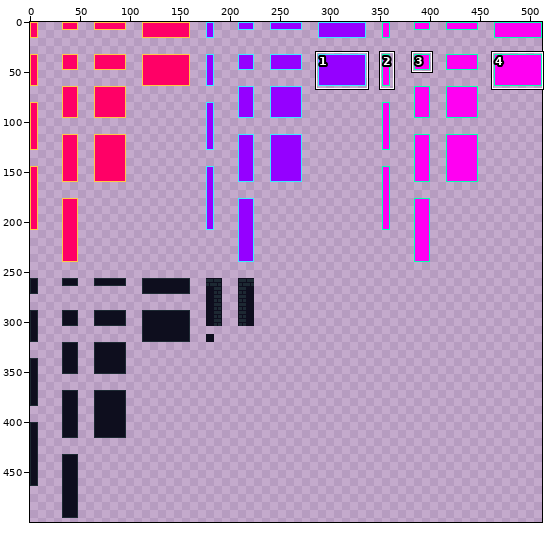
Pixel-art file: assets/tiles/tileset.aseprite. Above: a wide view before the commit, with the close-up outlined.
Close-up. Before the commit:
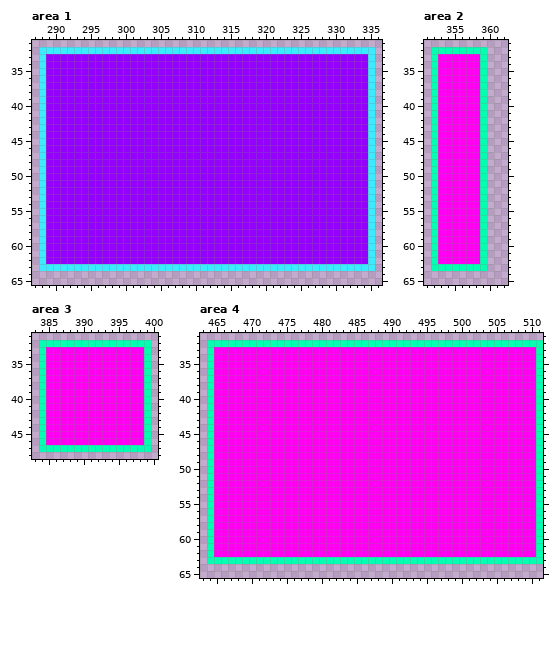
512x512 pixels, 1 frame. Shown: area 1: x 287..336, y 31..65; area 2: x 351..362, y 31..65; area 3: x 383..400, y 31..48; area 4: x 463..511, y 31..65. The wide view leaves out empty margins. The commit also changed other parts of the picture, which this record leaves out.
And afterwards:
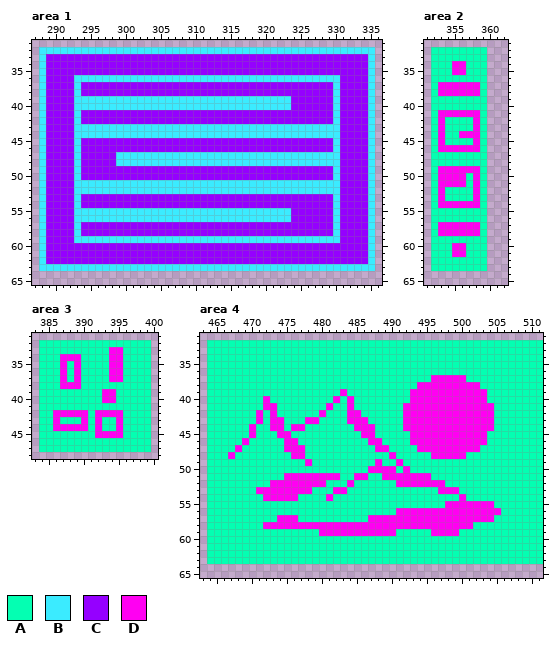
Palette (. is transparent): A #04ffb2  B #3bebff  C #9500ff  D #ff00f2
Difference:
layer "Starfall" added
layer "Skyway" added
layer "Yellow" removed
layer "Blue" removed
Changed rows in their new state; - is an unchanged pixel.
Area 1, layer "Skyway":
first column x 293:
36 BBBBBBBBBBBBBBBBBBBBBBBBBBBBBBBBBBBBBB
37 B------------------------------------B
38 B------------------------------------B
39 BBBBBBBBBBBBBBBBBBBBBBBBBBBBBBB------B
40 BBBBBBBBBBBBBBBBBBBBBBBBBBBBBBB------B
41 B------------------------------------B
42 B------------------------------------B
43 BBBBBBBBBBBBBBBBBBBBBBBBBBBBBBBBBBBBBB
44 BBBBBBBBBBBBBBBBBBBBBBBBBBBBBBBBBBBBBB
45 B------------------------------------B
46 B------------------------------------B
47 B-----BBBBBBBBBBBBBBBBBBBBBBBBBBBBBBBB
48 B-----BBBBBBBBBBBBBBBBBBBBBBBBBBBBBBBB
49 B------------------------------------B
50 B------------------------------------B
51 BBBBBBBBBBBBBBBBBBBBBBBBBBBBBBBBBBBBBB
52 BBBBBBBBBBBBBBBBBBBBBBBBBBBBBBBBBBBBBB
53 B------------------------------------B
54 B------------------------------------B
55 BBBBBBBBBBBBBBBBBBBBBBBBBBBBBBB------B
56 BBBBBBBBBBBBBBBBBBBBBBBBBBBBBBB------B
57 B------------------------------------B
58 B------------------------------------B
59 BBBBBBBBBBBBBBBBBBBBBBBBBBBBBBBBBBBBBB
Area 2, layer "Starfall":
first column x 353:
33 AAAAAA
34 AA--AA
35 AA--AA
36 AAAAAA
39 AAAAAA
40 AAAAAA
42 -AAAA-
43 -AAAA-
44 -AA---
45 -AAAA-
47 AAAAAA
48 AAAAAA
50 ----A-
51 ----A-
52 -AAAA-
53 -AAAA-
55 AAAAAA
56 AAAAAA
59 AAAAAA
60 AA--AA
61 AA--AA
62 AAAAAA
Area 3, layer "Starfall":
first column x 385:
33 AAAAAAAAA--AAA
34 AA---AAAA--AAA
35 AA-A-AAAA--AAA
36 AA-A-AAAA--AAA
37 AA-A-AAAA--AAA
38 AA---AAAAAAAAA
39 AAAAAAAA--AAAA
40 AAAAAAAA--AAAA
41 AAAAAAAAAAAAAA
42 A-----A----AAA
43 A-AAA-A-AA-AAA
44 A-----A-AA-AAA
45 AAAAAAA----AAA
46 AAAAAAAAAAAAAA
Area 4, layer "Starfall":
first column x 465:
33 AAAAAAAAAAAAAAAAAAAAAAAAAAAAAAAAAAAAAAAAAAAAAA
34 AAAAAAAAAAAAAAAAAAAAAAAAAAAAAAAAAAAAAAAAAAAAAA
35 AAAAAAAAAAAAAAAAAAAAAAAAAAAAAAAAAAAAAAAAAAAAAA
36 AAAAAAAAAAAAAAAAAAAAAAAAAAAAAAAAAAAAAAAAAAAAAA
37 AAAAAAAAAAAAAAAAAAAAAAAAAAAAAAA-----AAAAAAAAAA
38 AAAAAAAAAAAAAAAAAAAAAAAAAAAAA---------AAAAAAAA
39 AAAAAAAAAAAAAAAAAA-AAAAAAAAA-----------AAAAAAA
40 AAAAAAA-AAAAAAAAA-A-AAAAAAAA-----------AAAAAAA
41 AAAAAAA--AAAAAAA-AA-AAAAAAA-------------AAAAAA
42 AAAAAA-A-AAAAAA-AAA--AAAAAA-------------AAAAAA
43 AAAAAA-A--AAA--AAAA---AAAAA-------------AAAAAA
44 AAAAA-AA--A--AAAAAAA---AAAA-------------AAAAAA
45 AAAAA-AAA--AAAAAAAAAA--AAAAA-----------AAAAAAA
46 AAAA-AAAAA--AAAAAAAAAA--AAAA-----------AAAAAAA
47 AAA-AAAAAA---AAAAAAAAAA--AAAA---------AAAAAAAA
48 AA-AAAAAAAA--AAAAAAAAAAAA-AAAAA-----AAAAAAAAAA
49 AAAAAAAAAAAAA-AAAAAAAAA-AA-AAAAAAAAAAAAAAAAAAA
50 AAAAAAAAAAAAAAAAAAAAAA----A-AAAAAAAAAAAAAAAAAA
51 AAAAAAAAAA--------AA--AA-------AAAAAAAAAAAAAAA
52 AAAAAAAA--------AAA-AAAAAA-------AAAAAAAAAAAAA
53 AAAAAA--------AAA--AAAAAAAAAAAAA---AAAAAAAAAAA
54 AAAAAAA-----AAAA-AAAAAAAAAAAAAAAAAA-AAAAAAAAAA
55 AAAAAAAAAAAAAAAAAAAAAAAAAAAAAAAAA-------AAAAAA
56 AAAAAAAAAAAAAAAAAAAAAAAAAA---------------AAAAA
57 AAAAAAAAA---AAAAAAAAAA------------------AAAAAA
58 AAAAAAA------------------------------AAAAAAAAA
59 AAAAAAAAAAAAAAA-----------AAAAA----AAAAAAAAAAA
60 AAAAAAAAAAAAAAAAAAAAAAAAAAAAAAAAAAAAAAAAAAAAAA
61 AAAAAAAAAAAAAAAAAAAAAAAAAAAAAAAAAAAAAAAAAAAAAA
62 AAAAAAAAAAAAAAAAAAAAAAAAAAAAAAAAAAAAAAAAAAAAAA
Where, in picture pixels (left, top, right, bottom), the same in both close-ups:
changed: (74, 75, 340, 243)
changed: (438, 54, 480, 264)
changed: (46, 347, 144, 445)
changed: (214, 347, 536, 557)
